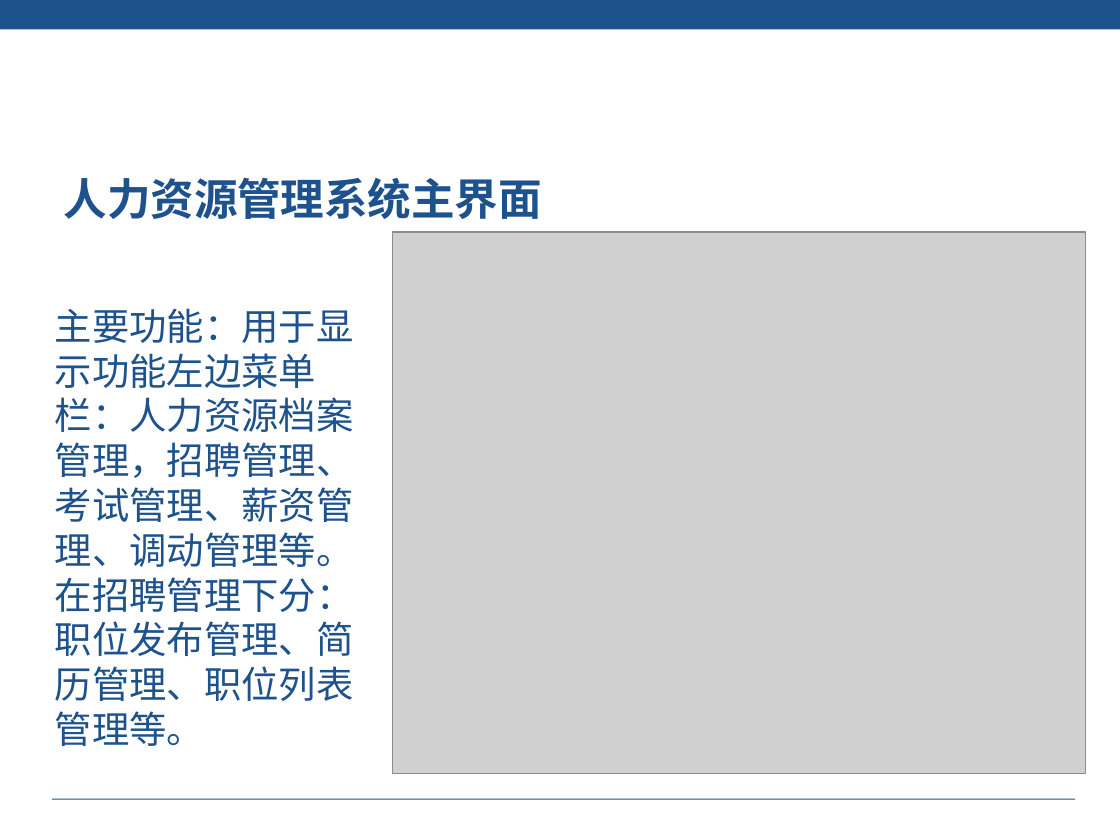
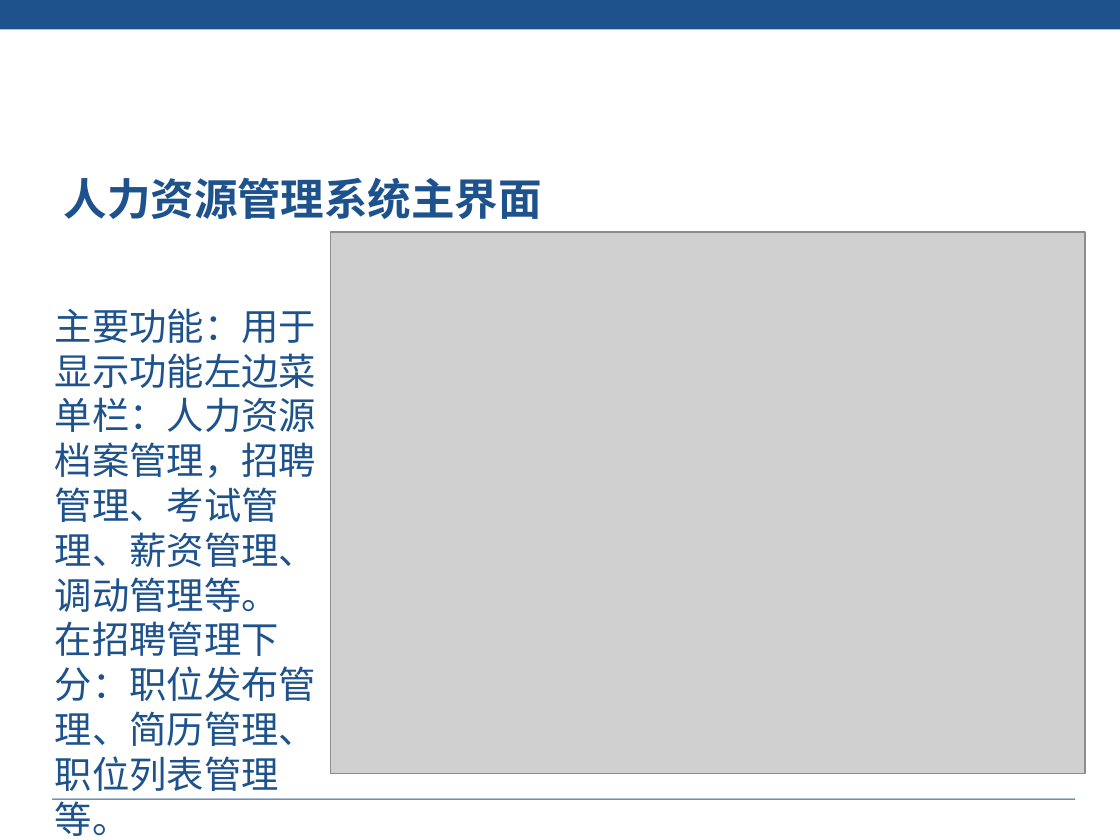
Before and after one commit to liuyanhao/hrAdmin, a slide deck: slide 34 of doc/刘熙财 -82- 答辩PPT.pptx. Drawn at 1120x840 pixels with LibreOffice and Linux fonts; fonts in the diff are those of the drawing; grey boxes stand for pictures; background and template pictures are left out. Boxes give left, top, right and bottom in pixels: in the first picture for what was removed or moved away, otherwise in the second. Text is boxed around its words. In the diff, an @@ line names an element or a change of style, - is before the commit and + after.

```diff
--- a/doc/刘熙财 -82- 答辩PPT.pptx
+++ b/doc/刘熙财 -82- 答辩PPT.pptx
@@ picture: place and size @@
-picture at (392, 232, 1084, 773)
+picture at (330, 232, 1085, 773)
@@ text "主要功能：用于显示功能左边菜单栏：人力资源档案管理，招聘管理、考试管理、薪资管理、调动管理等。" rewrapped from (55, 308, 354, 746) to (55, 308, 316, 791) @@
```
Also in this commit, not shown: 17 other slides changed, 19 slides added, 1 slide removed, 2 other files.
